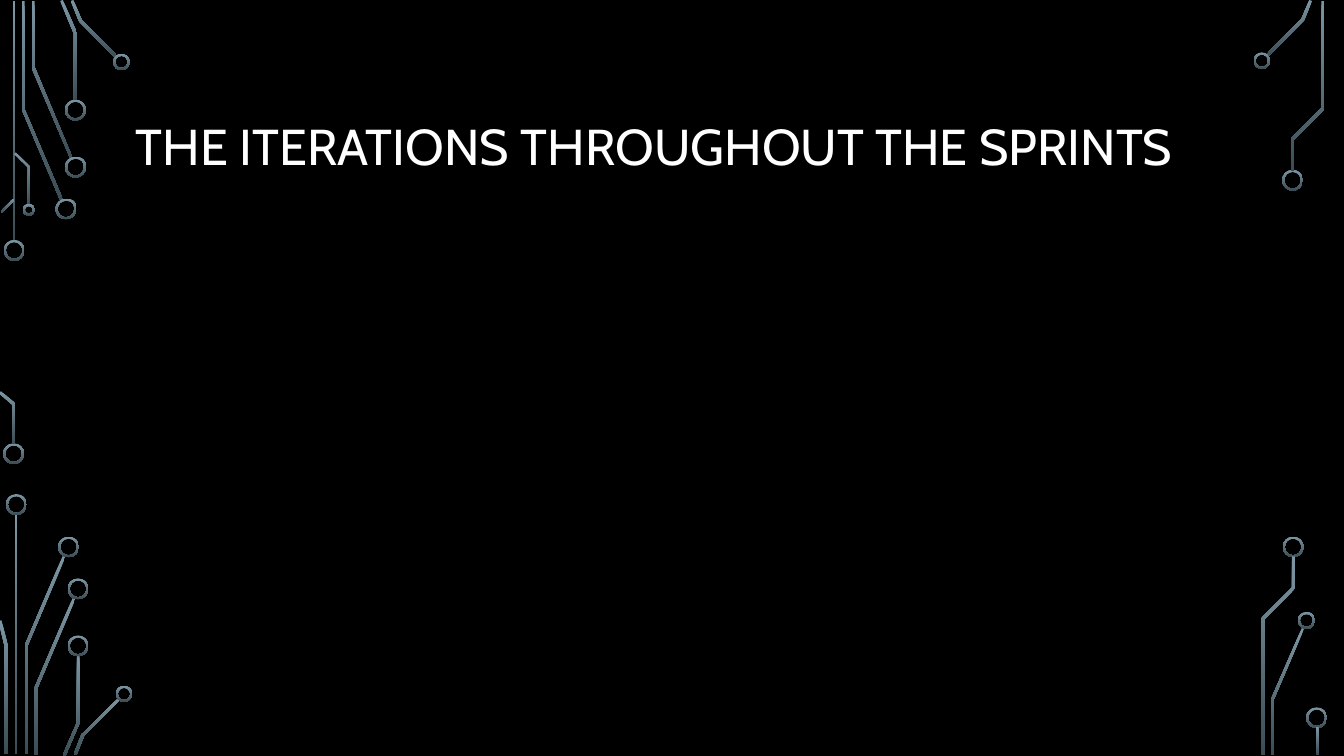
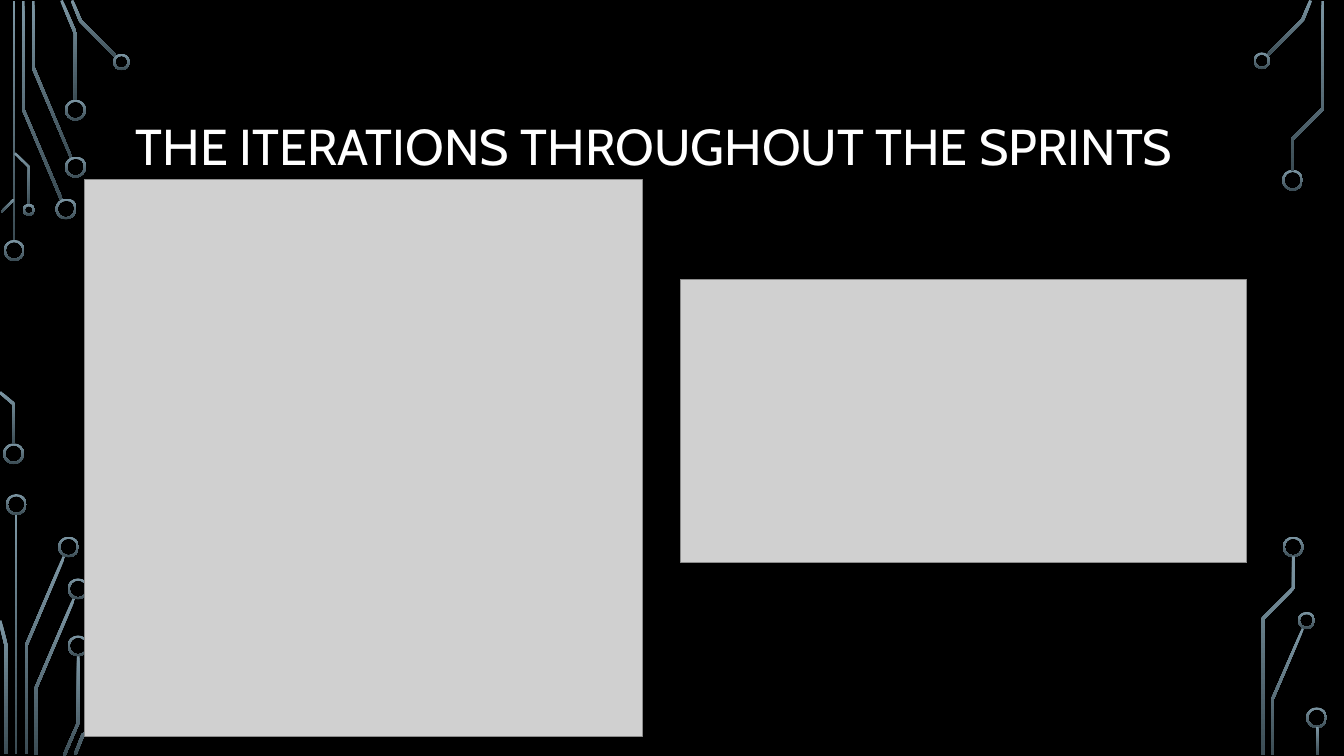
Before and after one commit to UoSGamesGroups/first-semester-l4-5-group-11, a slide deck: slide 5 of Presentations/L4-5-Group 11-Second presentation.pptx. Drawn at 1344x756 pixels with LibreOffice and Linux fonts; fonts in the diff are those of the drawing; grey boxes stand for pictures; background and template pictures are left out. Boxes give left, top, right and bottom in pixels: in the first picture for what was removed or moved away, otherwise in the second. Text is boxed around its words. In the diff, an @@ line names an element or a change of style, - is before the commit and + after.

```diff
--- a/Presentations/L4-5-Group 11-Second presentation.pptx
+++ b/Presentations/L4-5-Group 11-Second presentation.pptx
@@ picture added at (85, 179, 642, 737) @@
@@ picture added at (681, 280, 1247, 564) @@
@@ freeform shape removed at (116, 686, 133, 702) @@
```
Also in this commit, not shown: 5 other slides changed, 4 slides added, 3 slides removed.
